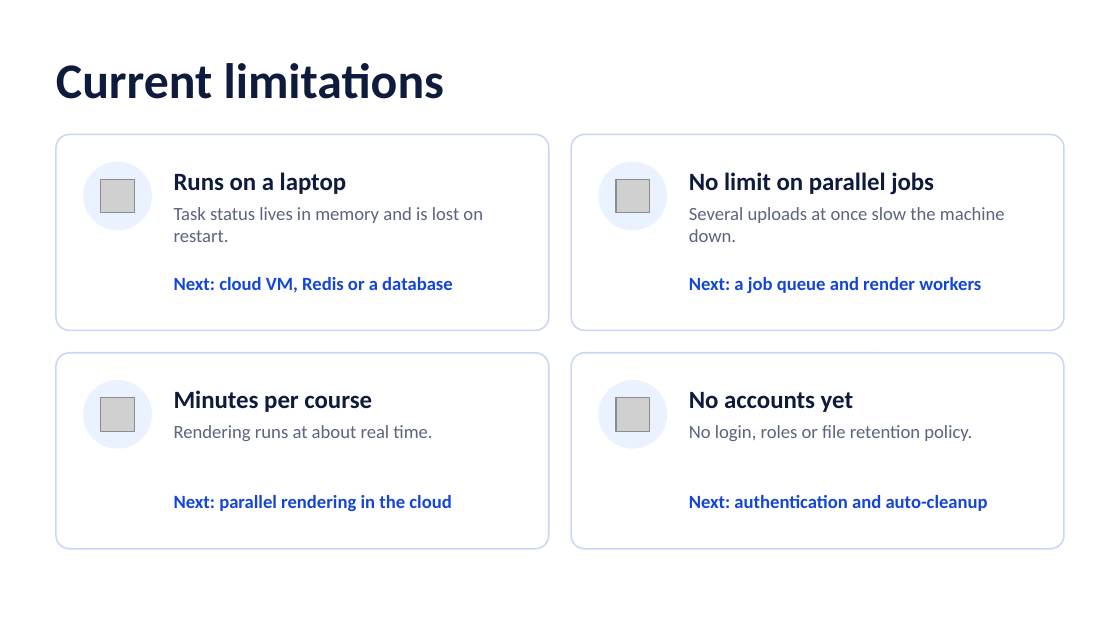
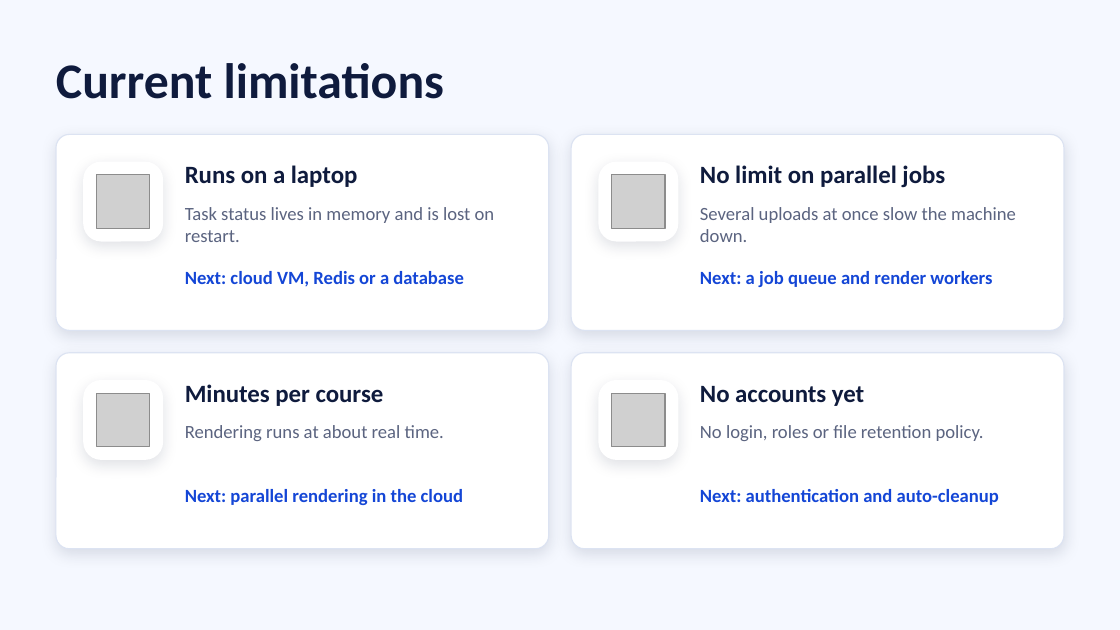
Before and after one commit to phucdhcoder19/smart-tutor, a slide deck: slide 7 of docs/SmartTutor-presentation.pptx. Drawn at 1120x630 pixels with LibreOffice and Linux fonts; fonts in the diff are those of the drawing; grey boxes stand for pictures. Boxes give left, top, right and bottom in pixels: in the first picture for what was removed or moved away, otherwise in the second. Text is boxed around its words. In the diff, an @@ line names an element or a change of style, - is before the commit and + after.

```diff
--- a/docs/SmartTutor-presentation.pptx
+++ b/docs/SmartTutor-presentation.pptx
@@ background #FFFFFF to #F5F8FF @@
@@ rounded rectangle: place and size @@
-rounded rectangle at (84,162,151,230)
+rounded rectangle at (84,162,162,241)
@@ picture: place and size @@
-picture at (101,179,134,213)
+picture at (96,175,150,228)
@@ text "Runs on a laptop": place and size @@
-text "Runs on a laptop" at (174,172,347,194)
+text "Runs on a laptop" at (185,165,358,187)
@@ ellipse to rounded rectangle; fill #EAF1FF to #FFFFFF; outline #EAF1FF 1 pt to #FFFFFF 1 pt; shadow on in 4 elements at (84,162,162,241), (84,381,162,459), (599,381,678,459), (599,162,678,241) @@
@@ rounded rectangle: place and size @@
-rounded rectangle at (599,162,666,230)
+rounded rectangle at (599,162,678,241)
@@ picture: place and size @@
-picture at (616,179,650,213)
+picture at (612,175,665,228)
@@ text "No limit on parallel jobs": place and size @@
-text "No limit on parallel jobs" at (689,172,934,195)
+text "No limit on parallel jobs" at (700,165,945,188)
@@ text "Task status lives in memory ...": place and size @@
-text "Task status lives in memory ..." at (174,207,483,242)
+text "Task status lives in memory ..." at (185,207,495,242)
@@ text "Several uploads at once slow ...": place and size @@
-text "Several uploads at once slow ..." at (689,207,1005,242)
+text "Several uploads at once slow ..." at (700,207,1016,242)
@@ text "Next: cloud VM, Redis or ...": place and size @@
-text "Next: cloud VM, Redis or ..." at (174,277,453,293)
+text "Next: cloud VM, Redis or ..." at (185,271,464,286)
@@ text "Next: a job queue and ...": place and size @@
-text "Next: a job queue and ..." at (689,277,981,293)
+text "Next: a job queue and ..." at (700,271,992,287)
@@ outline #C9D6F5 1 pt to #DCE3F2 0.75 pt; shadow on in 4 elements at (56,134,549,330), (571,134,1064,330), (56,353,549,549), (571,353,1064,549) @@
@@ rounded rectangle: place and size @@
-rounded rectangle at (84,381,151,448)
+rounded rectangle at (84,381,162,459)
@@ text "Minutes per course": place and size @@
-text "Minutes per course" at (174,390,372,412)
+text "Minutes per course" at (185,384,384,406)
@@ rounded rectangle: place and size @@
-rounded rectangle at (599,381,666,448)
+rounded rectangle at (599,381,678,459)
@@ text "No accounts yet": place and size @@
-text "No accounts yet" at (689,392,853,412)
+text "No accounts yet" at (700,386,864,406)
@@ picture: place and size @@
-picture at (101,398,134,431)
+picture at (96,393,150,447)
@@ picture: place and size @@
-picture at (616,398,650,431)
+picture at (612,393,665,447)
@@ text "Rendering runs at about real ...": place and size @@
-text "Rendering runs at about real ..." at (174,425,432,441)
+text "Rendering runs at about real ..." at (185,425,444,441)
@@ text "No login, roles or file ...": place and size @@
-text "No login, roles or file ..." at (689,425,972,441)
+text "No login, roles or file ..." at (700,425,984,441)
@@ text "Next: parallel rendering in the ...": place and size @@
-text "Next: parallel rendering in the ..." at (174,495,451,511)
+text "Next: parallel rendering in the ..." at (185,489,463,505)
@@ vertical alignment middle to top in 8 elements at (185,165,358,187), (185,384,384,406), (700,165,945,188), (700,386,864,406), (185,271,464,286), (700,271,992,287), (185,489,463,505), (700,489,999,505) @@
@@ text "Next: authentication and auto-cleanup": place and size @@
-text "Next: authentication and auto-cleanup" at (689,495,988,511)
+text "Next: authentication and auto-cleanup" at (700,489,999,505)
```
Also in this commit, not shown: 6 other slides changed, 1 slide added, 2 other files.
